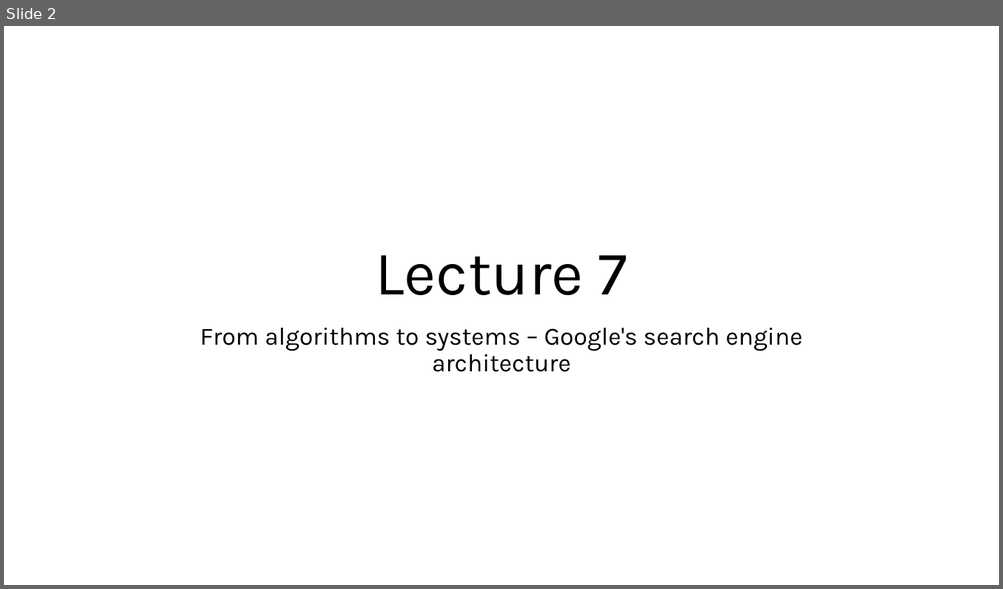
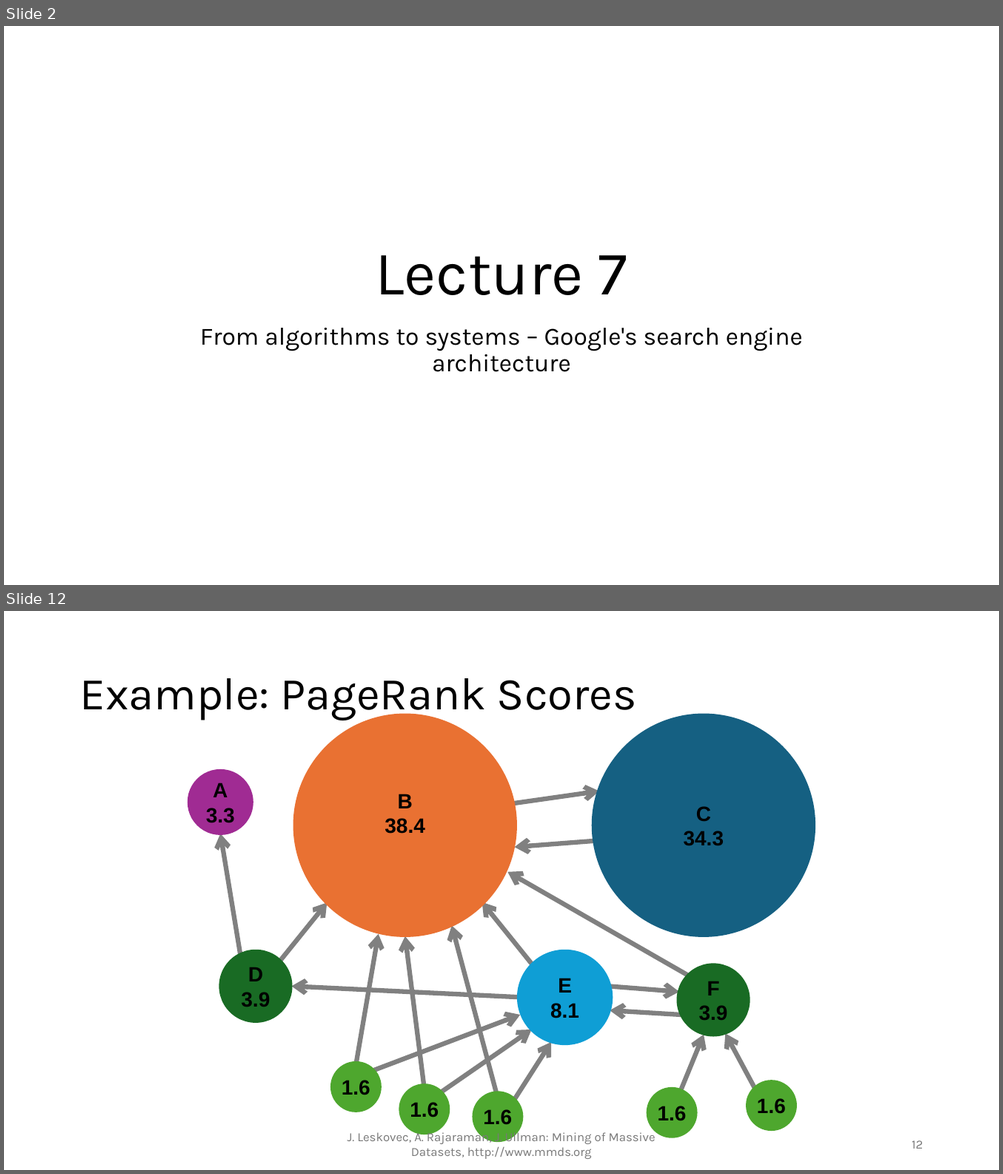
Before and after one commit to aregm/system-design-course, a slide deck: docs/Lecture 7.pptx. Shown one above the other, each under a label of ours: slide 2 before the commit, slides 2 and 12 after it; the slides between them are not shown. The pictures are 1003x589 and 1003x1174 pixels, drawn with LibreOffice and Linux fonts; fonts in the diff are those of the drawing. Boxes give left, top, right and bottom in pixels: in the first picture for what was removed or moved away, otherwise in the second. Text is boxed around its words. In the diff, an @@ line names an element or a change of style, - is before the commit and + after.

```diff
--- a/docs/Lecture 7.pptx
+++ b/docs/Lecture 7.pptx
@@ slide 12 added at (4, 611, 999, 1170), background #FFFFFF @@
@@ title added at (79, 678, 637, 721), 44 pt, text #000000 @@
+Example: PageRank Scores
@@ ellipse added at (296, 717, 515, 935), fill #E97132, outline #E97132 6 pt, 20 pt, text #000000, bold @@
+B
+38.4
@@ ellipse added at (595, 717, 813, 935), fill #156082, outline #156082 6 pt, 20 pt, text #000000, bold @@
+C
+34.3
@@ ellipse added at (190, 772, 250, 832), fill #A02B93, outline #A02B93 6 pt, 20 pt, text #000000, bold @@
+A
+3.3
@@ arrow added from (512, 803) to (600, 792), #808080 4.5 pt @@
@@ arrow added from (241, 955) to (220, 834), #808080 4.5 pt @@
@@ arrow added from (595, 841) to (515, 848), #808080 4.5 pt @@
@@ arrow added from (690, 977) to (508, 872), #808080 4.5 pt @@
@@ arrow added from (279, 963) to (327, 903), #808080 4.5 pt @@
@@ arrow added from (533, 966) to (482, 903), #808080 4.5 pt @@
@@ arrow added from (356, 1065) to (378, 934), #808080 4.5 pt @@
@@ arrow added from (424, 1089) to (405, 937), #808080 4.5 pt @@
@@ arrow added from (498, 1099) to (452, 925), #808080 4.5 pt @@
@@ ellipse added at (222, 953, 289, 1020), fill #196B24, outline #196B24 6 pt, 20 pt, text #000000, bold @@
+D
+3.9
@@ ellipse added at (521, 953, 610, 1042), fill #0F9ED5, outline #0F9ED5 6 pt, 20 pt, text #000000, bold @@
+E
+8.1
@@ arrow added from (523, 997) to (291, 986), #808080 4.5 pt @@
@@ arrow added from (608, 986) to (679, 992), #808080 4.5 pt @@
@@ ellipse added at (680, 967, 747, 1034), fill #196B24, outline #196B24 6 pt, 20 pt, text #000000, bold @@
+F
+3.9
@@ arrow added from (372, 1071) to (521, 1015), #808080 4.5 pt @@
@@ arrow added from (438, 1094) to (532, 1031), #808080 4.5 pt @@
@@ arrow added from (680, 1015) to (610, 1011), #808080 4.5 pt @@
@@ arrow added from (514, 1101) to (551, 1042), #808080 4.5 pt @@
@@ arrow added from (679, 1094) to (704, 1035), #808080 4.5 pt @@
@@ arrow added from (755, 1090) to (726, 1034), #808080 4.5 pt @@
@@ ellipse added at (334, 1065, 378, 1110), fill #4EA72E, outline #4EA72E 6 pt, 20 pt, text #000000, bold @@
+1.6
@@ ellipse added at (401, 1087, 447, 1132), fill #4EA72E, outline #4EA72E 6 pt, 20 pt, text #000000, bold @@
+1.6
@@ ellipse added at (475, 1094, 521, 1139), fill #4EA72E, outline #4EA72E 6 pt, 20 pt, text #000000, bold @@
+1.6
@@ ellipse added at (649, 1091, 694, 1136), fill #4EA72E, outline #4EA72E 6 pt, 20 pt, text #000000, bold @@
+1.6
@@ ellipse added at (748, 1083, 794, 1128), fill #4EA72E, outline #4EA72E 6 pt, 20 pt, text #000000, bold @@
+1.6
@@ text added at (347, 1130, 655, 1159), 12 pt, text #797979 @@
+J. Leskovec, A. Rajaraman, J. Ullman: Mining of Massive Datasets, http://www.mmds.org
@@ page number added at (911, 1141, 922, 1149), 12 pt, text #797979 @@
+12
```
Also in this commit, not shown: 1 slide changed, 66 other slides added, 1 slide removed.
